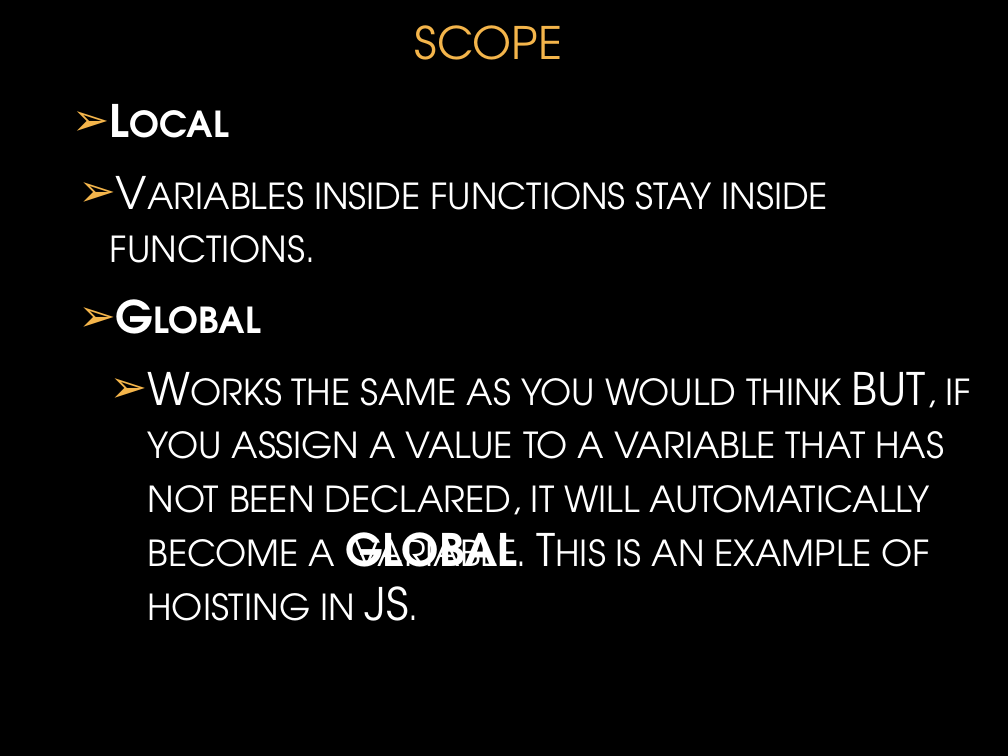
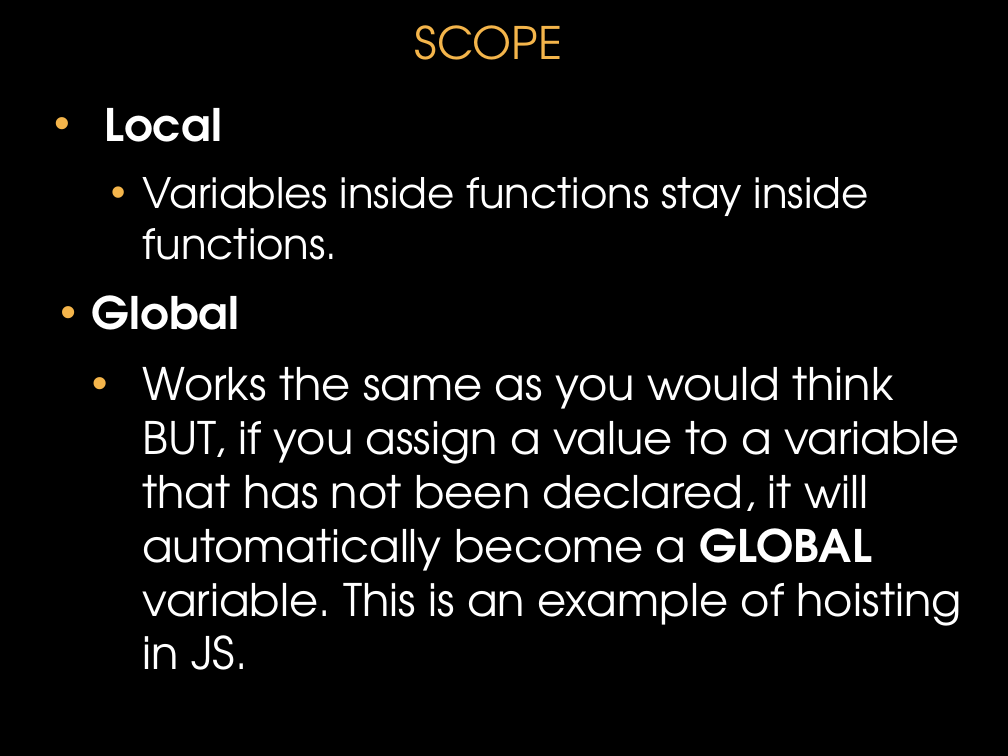
Before and after one commit to donfreiday/cpsc330-js, a slide deck: slide 32 of Javascript.pptx. Drawn at 1008x756 pixels with LibreOffice and Linux fonts; fonts in the diff are those of the drawing; background and template pictures are left out. Boxes give left, top, right and bottom in pixels: in the first picture for what was removed or moved away, otherwise in the second. Text is boxed around its words. In the diff, an @@ line names an element or a change of style, - is before the commit and + after.

```diff
--- a/Javascript.pptx
+++ b/Javascript.pptx
@@ text "Local": place and size @@
-text "Local" at <box>110,182,972,621</box>
+text "Local" at <box>92,108,962,670</box>
@@ text "Local" at <box>92,108,962,670</box>: small capitals off; size 32 to 30 pt in "Variables inside functions stay inside functions."; bullet ➢ to •; list level 2 to 3 in "Variables inside functions stay inside ..." @@
```
Also in this commit, not shown: 17 other slides changed, 1 other file.
